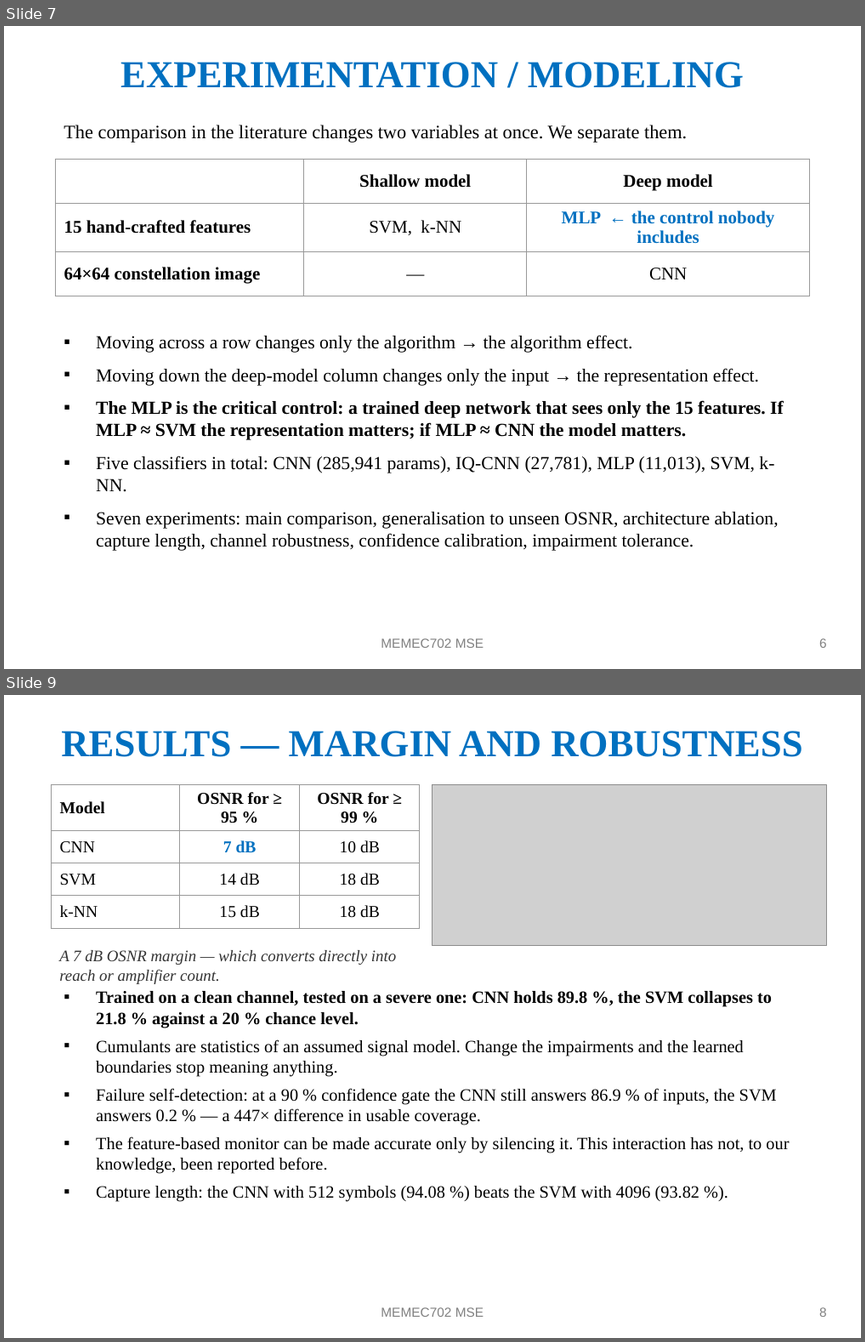
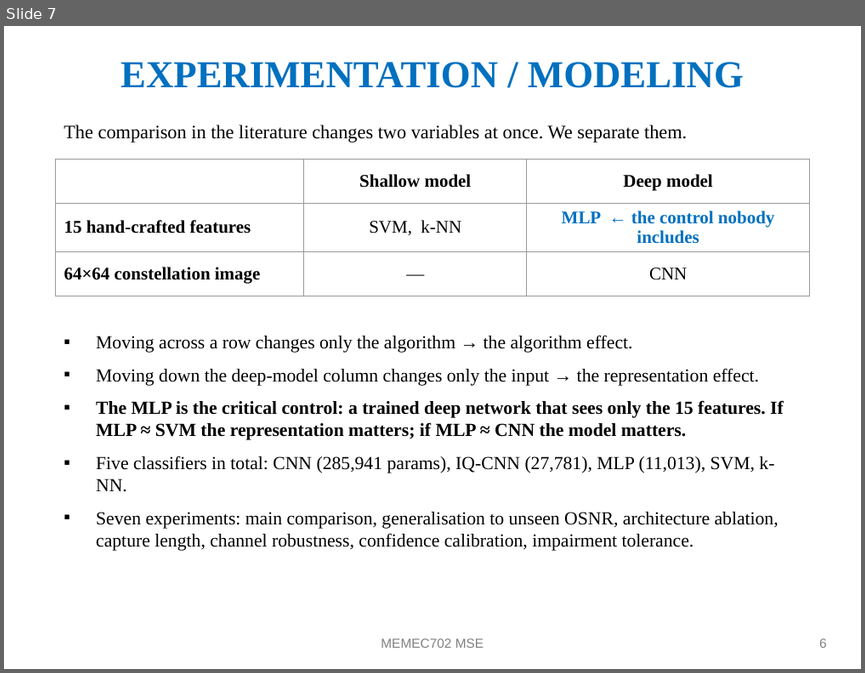
Before and after one commit to techi101/optical-mfi-representation, a slide deck: BTP_MidSem_Presentation.pptx. Shown one above the other, each under a label of ours: slides 7 and 9 before the commit, slide 7 after it; the slides between them are not shown. The pictures are 865x1342 and 865x673 pixels, drawn with LibreOffice and Linux fonts; fonts in the diff are those of the drawing; grey boxes stand for pictures. Boxes give left, top, right and bottom in pixels: in the first picture for what was removed or moved away, otherwise in the second. Text is boxed around its words. In the diff, an @@ line names an element or a change of style, - is before the commit and + after.

```diff
--- a/BTP_MidSem_Presentation.pptx
+++ b/BTP_MidSem_Presentation.pptx
@@ slide 9 removed at box(4, 695, 861, 1338), background #FFFFFF @@
@@ text removed at box(61, 731, 802, 757) @@
-RESULTS — MARGIN AND ROBUSTNESS
@@ table removed at box(51, 785, 420, 921), 4 rows, 3 columns @@
-Model | OSNR for ≥ 95 % | OSNR for ≥ 99 %
-CNN | 7 dB | 10 dB
-SVM | 14 dB | 18 dB
-k-NN | 15 dB | 18 dB
@@ picture removed at box(432, 785, 827, 945) @@
@@ text removed at box(59, 950, 396, 984) @@
-A 7 dB OSNR margin — which converts directly into reach or amplifier count.
@@ text removed at box(96, 991, 789, 1201) @@
-▪ Trained on a clean channel, tested on a severe one: CNN holds 89.8 %, the SVM collapses to 21.8 % against a 20 % chance level.
-▪ Cumulants are statistics of an assumed signal model. Change the impairments and the learned boundaries stop meaning anything.
-▪ Failure self-detection: at a 90 % confidence gate the CNN still answers 86.9 % of inputs, the SVM answers 0.2 % — a 447× difference in usable coverage.
-▪ The feature-based monitor can be made accurate only by silencing it. This interaction has not, to our knowledge, been reported before.
-▪ Capture length: the CNN with 512 symbols (94.08 %) beats the SVM with 4096 (93.82 %).
@@ text removed at box(381, 1307, 483, 1316) @@
-MEMEC702 MSE
@@ text removed at box(819, 1307, 827, 1316) @@
-8
```
Also in this commit, not shown: 4 slides changed, 1 slide added, 1 other slide removed, 5 other files.
